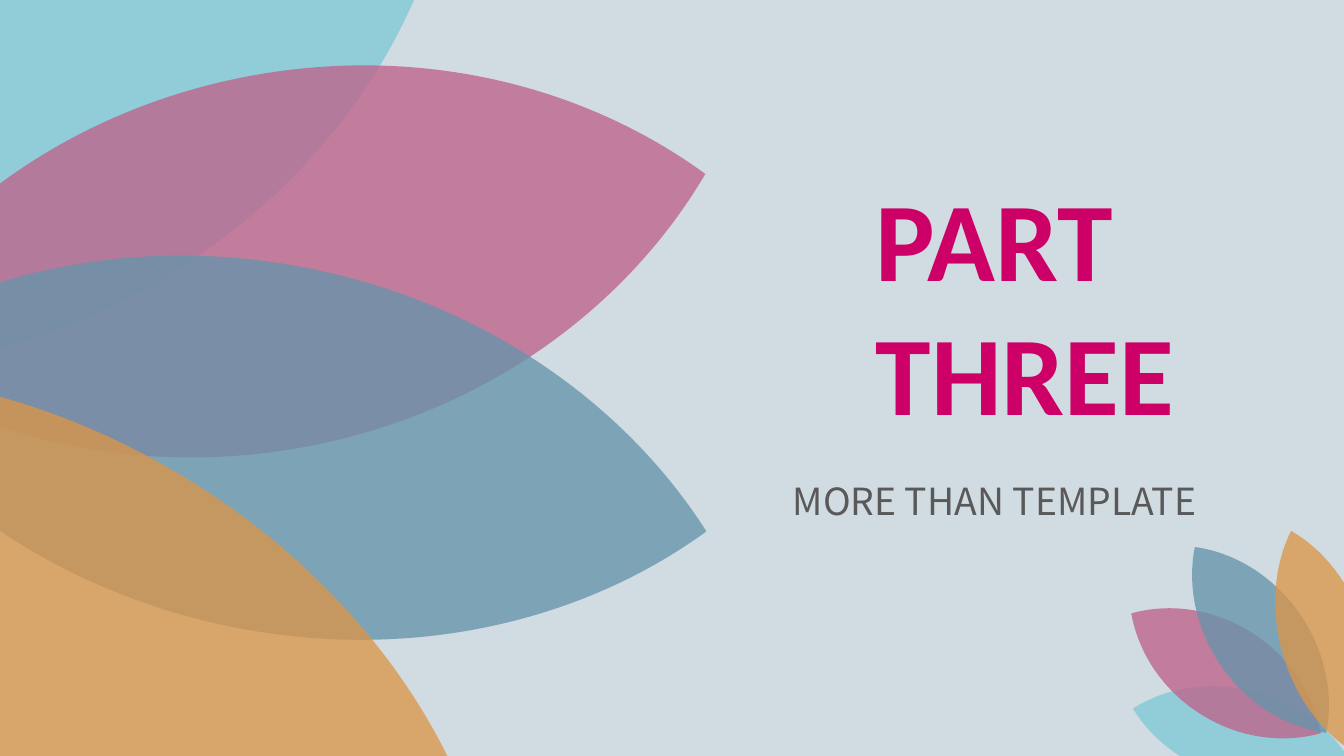
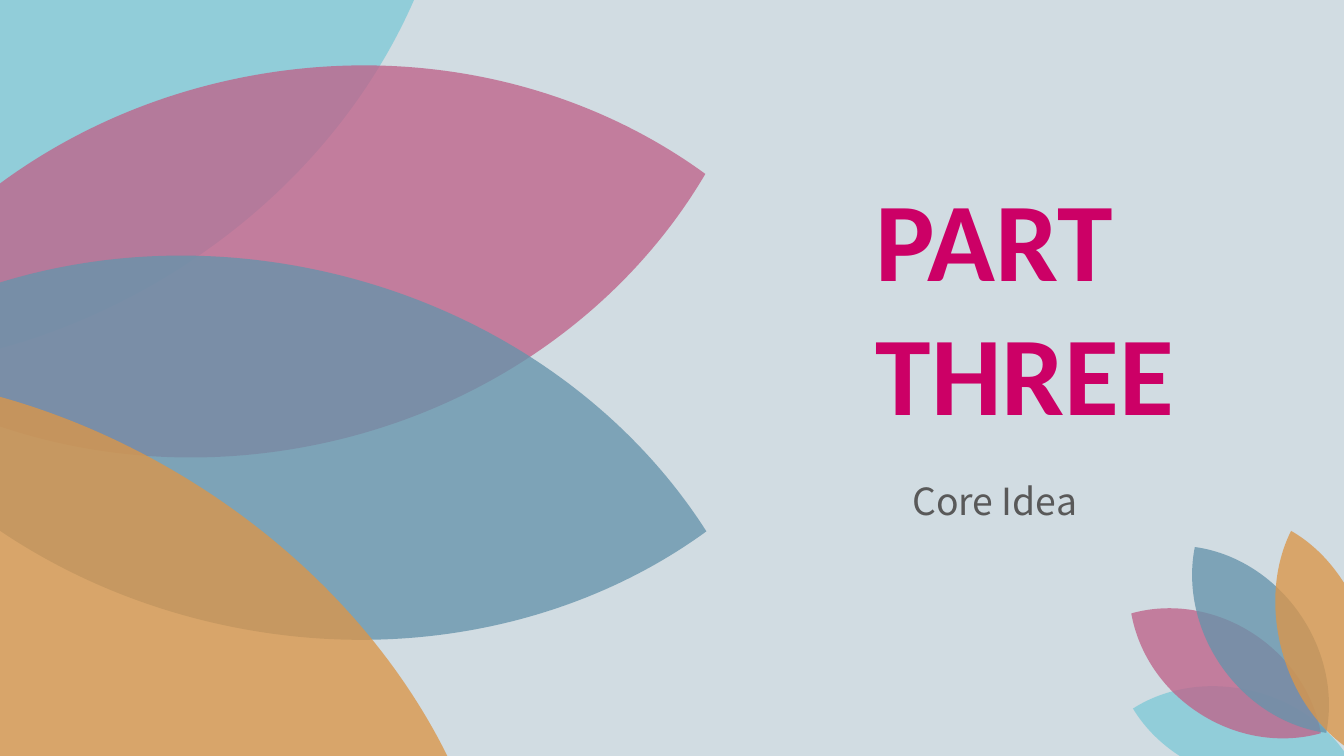
Before and after one commit to XiaoYunZi1001/ACM, a slide deck: slide 14 of presentation/1-9.ppt (slide 17 before the commit). Drawn at 1344x756 pixels with LibreOffice and Linux fonts; fonts in the diff are those of the drawing. Boxes give left, top, right and bottom in pixels: in the first picture for what was removed or moved away, otherwise in the second. Text is boxed around its words. In the diff, an @@ line names an element or a change of style, - is before the commit and + after.

```diff
--- a/presentation/1-9.ppt
+++ b/presentation/1-9.ppt
@@ text removed at [793,487,1197,516] @@
-MORE THAN TEMPLATE
@@ text added at [912,485,1077,516], 20 pt, text #595959 @@
+Core Idea
```
Also in this commit, not shown: 5 other slides changed, 5 slides added, 1 other file.
